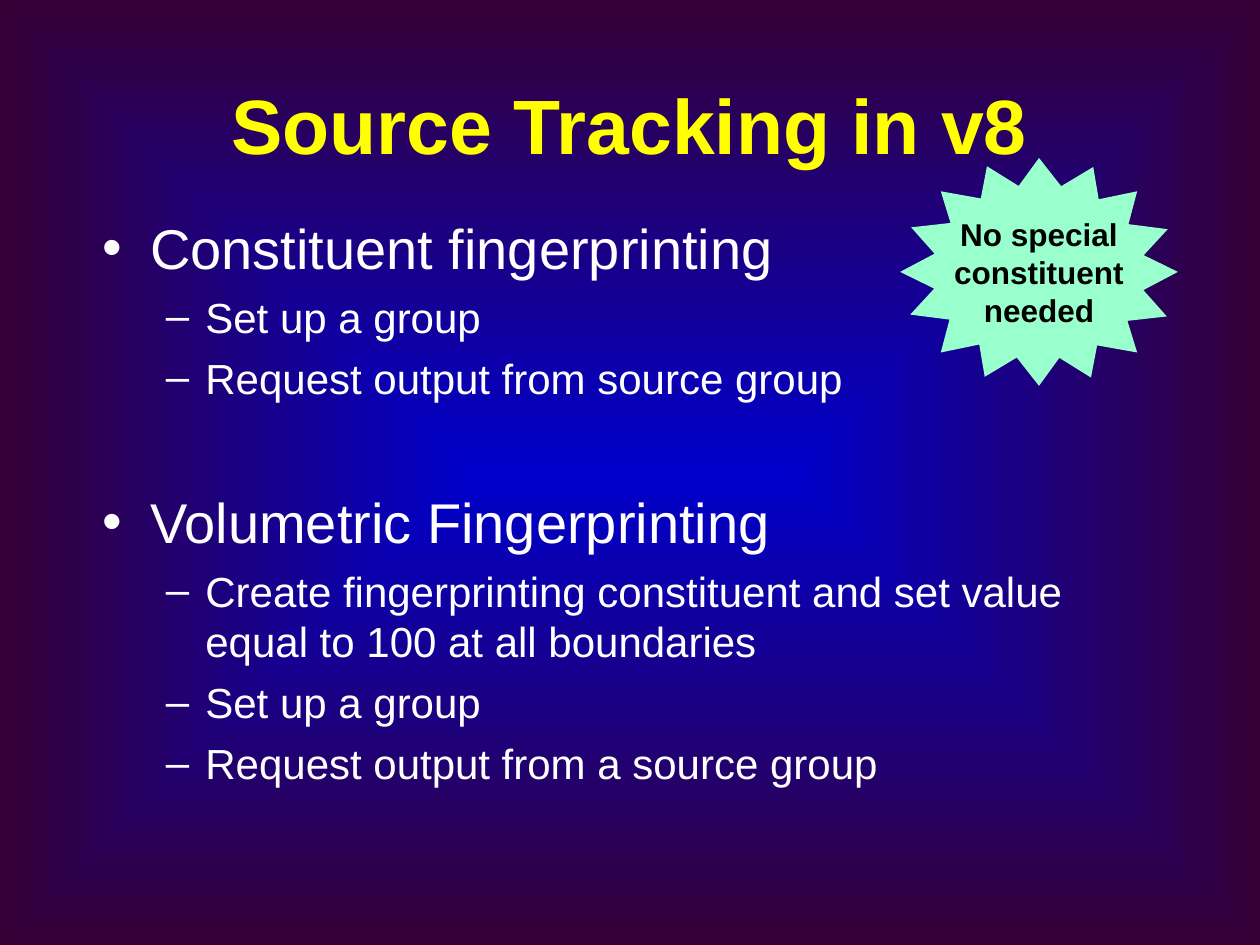
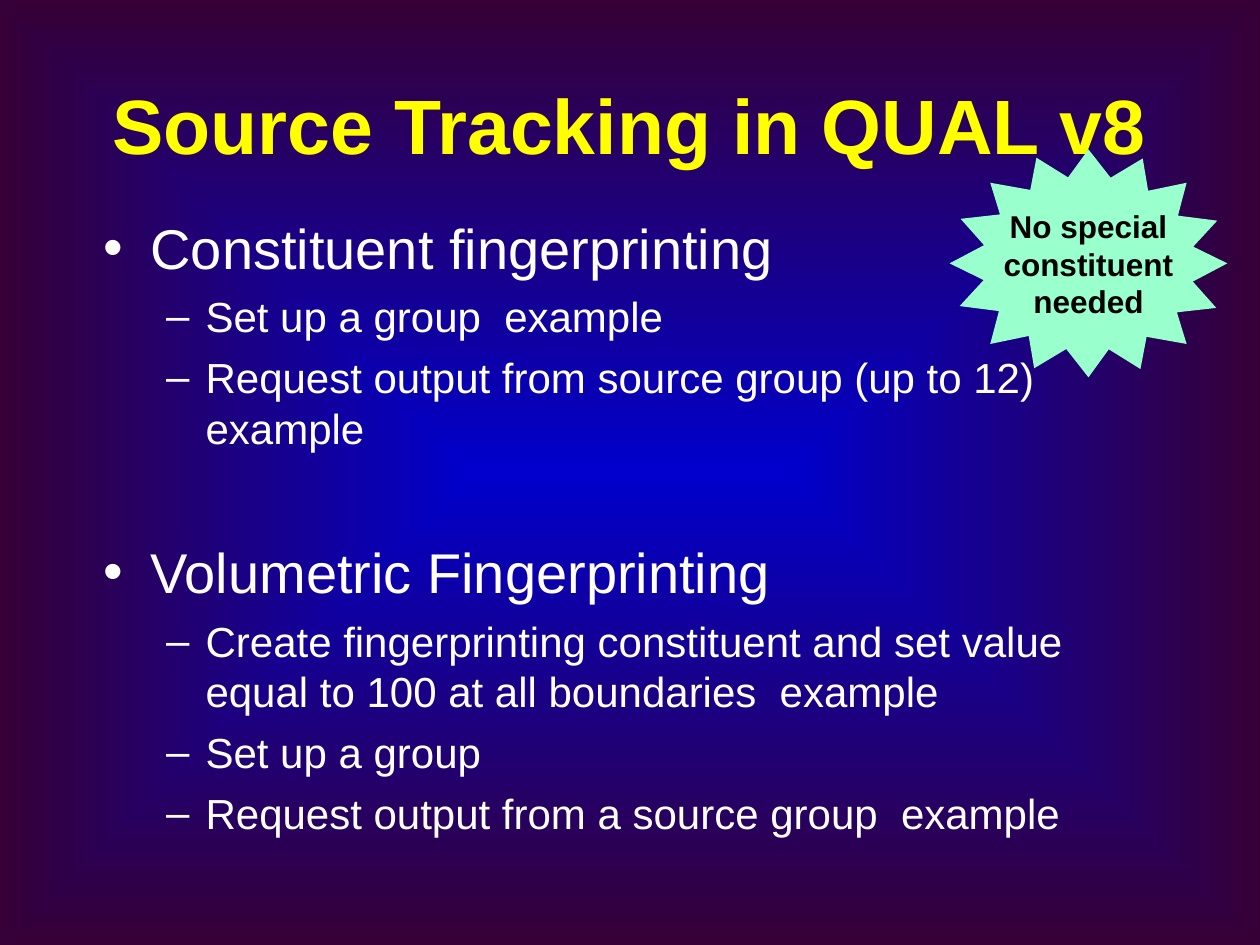
Before and after one commit to CADWRDeltaModeling/dsm2, a slide deck: slide 10 of dsm2/presentations/Source_Tracking.ppt (slide 8 before the commit). Drawn at 1260x945 pixels with LibreOffice and Linux fonts; fonts in the diff are those of the drawing. Boxes give left, top, right and bottom in pixels: in the first picture for what was removed or moved away, otherwise in the second. Text is boxed around its words. In the diff, an @@ line names an element or a change of style, - is before the commit and + after.

```diff
--- a/dsm2/presentations/Source_Tracking.ppt
+++ b/dsm2/presentations/Source_Tracking.ppt
@@ title at box(112, 98, 1146, 168): text changed @@
-Source Tracking in v8
+Source Tracking in QUAL v8
@@ freeform shape "No special": place and size @@
-freeform shape "No special" at box(900, 158, 1177, 386)
+freeform shape "No special" at box(950, 150, 1227, 378)
@@ text at box(150, 301, 1062, 716): paragraphs added @@
+  – Set up a group example
+  – Request output from source group (up to 12) example
+• Volumetric Fingerprinting
+  – Create fingerprinting constituent and set value equal to 100 at all boundaries example
@@ text at box(206, 798, 1060, 838): text changed @@
-  – Request output from source group
-• Volumetric Fingerprinting
-  – Create fingerprinting constituent and set value equal to 100 at all boundaries
-  – Set up a group
-  – Request output from a source group
+  – Request output from a source group example
```
Also in this commit, not shown: 2 other slides changed, 3 slides added.
